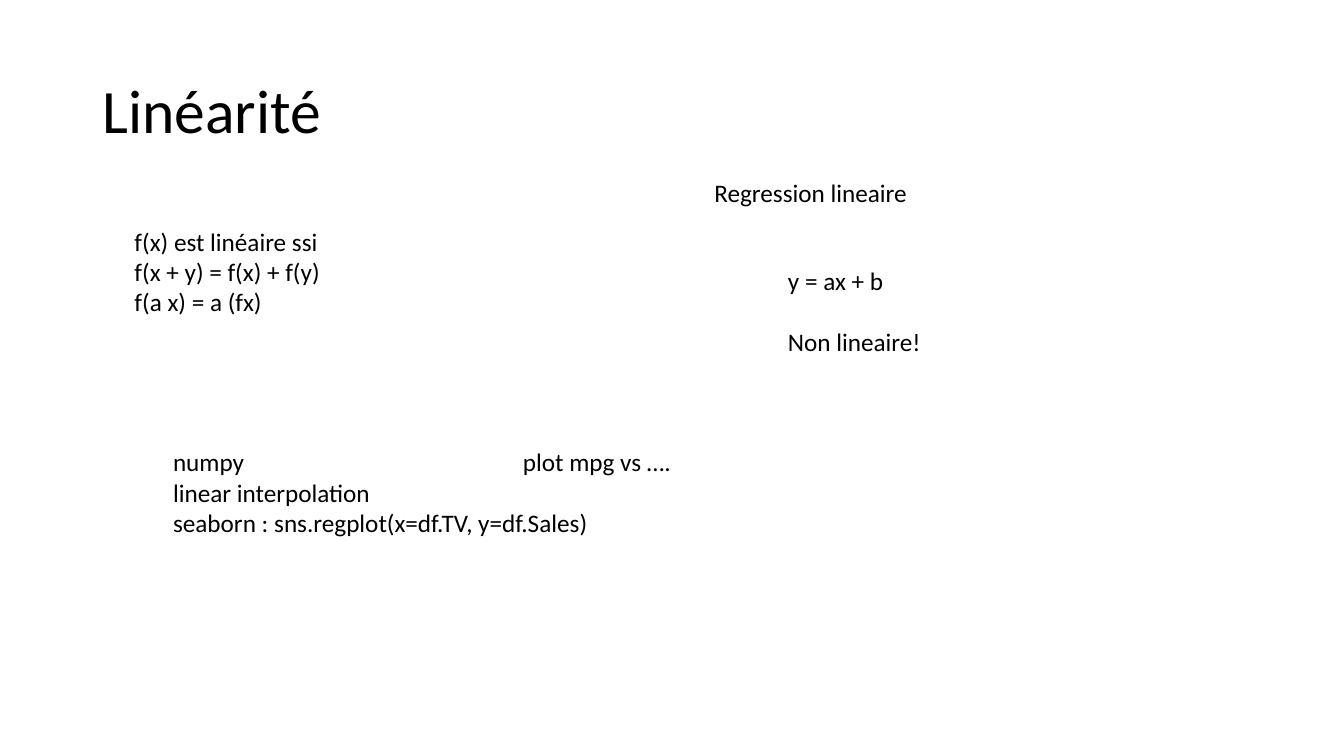
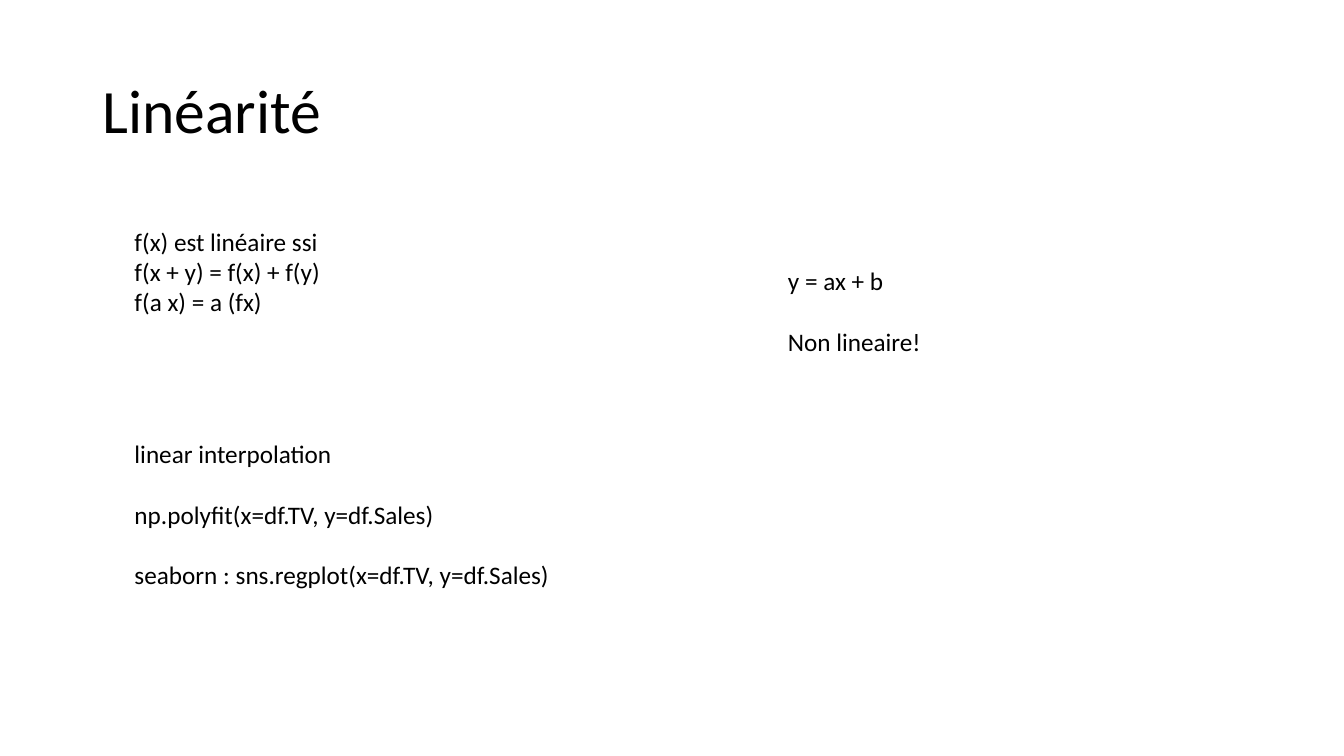
Before and after one commit to alexisperrier/XEmines_DataScience_2020, a slide deck: slide 14 of slides/XEM20_S1D3.pptx (slide 12 before the commit). Drawn at 1344x756 pixels with LibreOffice and Linux fonts; fonts in the diff are those of the drawing. Boxes give left, top, right and bottom in pixels: in the first picture for what was removed or moved away, otherwise in the second. Text is boxed around its words. In the diff, an @@ line names an element or a change of style, - is before the commit and + after.

Commit message:
Logistic regression

```diff
--- a/slides/XEM20_S1D3.pptx
+++ b/slides/XEM20_S1D3.pptx
@@ text removed at (x1=714, y1=184, x2=907, y2=207) @@
-Regression lineaire
@@ text "linear interpolation" moved from (x1=173, y1=458, x2=587, y2=537) to (x1=134, y1=445, x2=549, y2=589) @@
@@ text at (x1=173, y1=458, x2=244, y2=475): paragraph removed @@
-numpy
@@ text removed at (x1=523, y1=453, x2=641, y2=476) @@
-plot mpg vs ….
@@ text at (x1=134, y1=506, x2=433, y2=528): paragraph added @@
+np.polyfit(x=df.TV, y=df.Sales)
```
Also in this commit, not shown: 8 other slides changed, 36 slides added, 6 slides removed, 11 other files.
